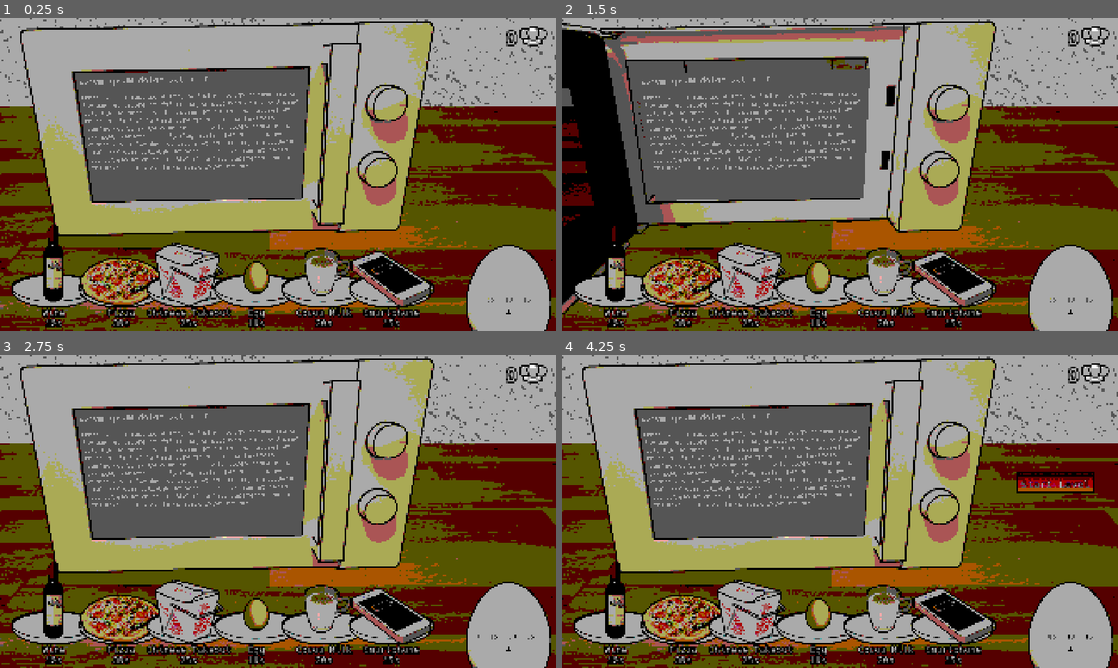
Above: before the commit, frames 1-4 (two rows, left to right).
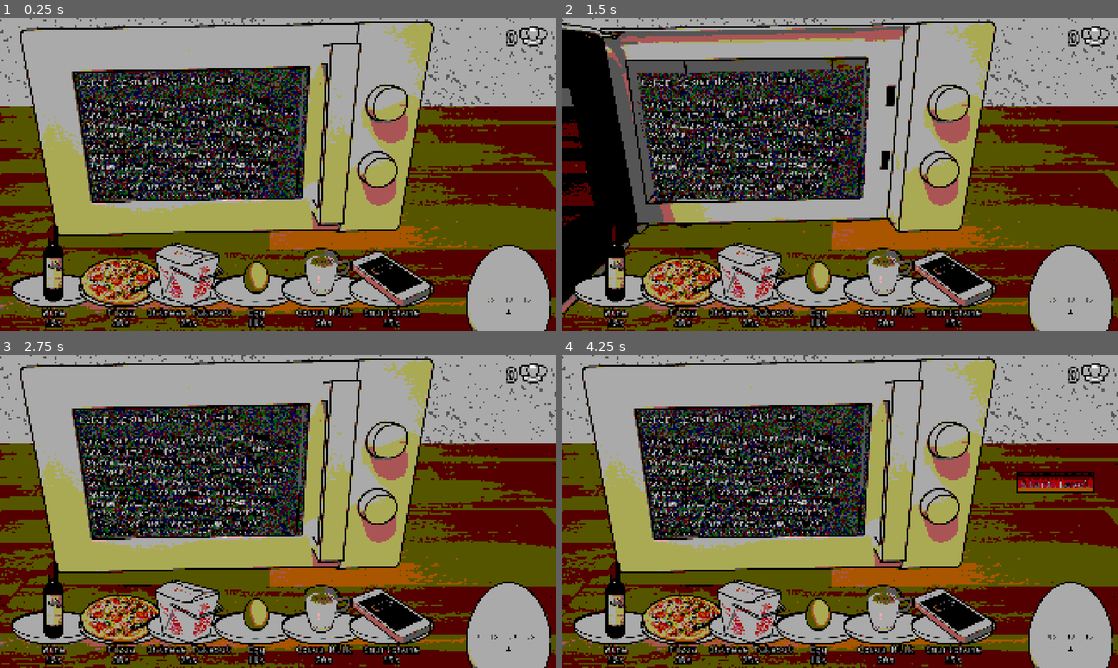
Above: after the commit, the same moments.

Repository: AnJ95/gmtk-2026
Game: Godot game, scene res://main/Main.tscn
The game is run twice, just before and just after one commit, with the same random seed, the same clock (stepped at 60 frames per second) and the same inputs.
Inputs (mouse positions are in pixels of both pictures, inside the frame that each line leads up to):
- Up to frame 1 (0.25 s): no input
- Up to frame 2 (1.5 s): drag from (756, 130) to (617, 290) at 0.52 s; drag from (728, 190) to (817, 155) at 1.27 s
- Up to frame 3 (2.75 s): move the mouse to (333, 442) at 2.02 s; click (333, 442) at 2.17 s
- Up to frame 4 (4.25 s): drag from (812, 574) to (723, 511) at 2.77 s; move the mouse to (1006, 558) at 3.52 s; click (1006, 558) at 3.67 s

The runs differ from the first frame. In frame 1, 14% of the frame differs, in the area x 13-56%, y 16-59%; in frame 2, 14%; in frame 3, 14%; in frame 4, 14%.

Commit message:
noise shader yeah

Diff:
--- a/microwave/microwave.tscn
+++ b/microwave/microwave.tscn
@@ -7,6 +7,7 @@
 [ext_resource type="Texture2D" uid="uid://cvu8nfw2wumbp" path="res://microwave/assets/microwave_door_half.png" id="4_7tji0"]
 [ext_resource type="Texture2D" uid="uid://u5svk13mc76l" path="res://microwave/assets/microwave_door_open.png" id="5_phvat"]
 [ext_resource type="FontFile" uid="uid://dnh0cy5qlqsi7" path="res://timer/Hack-Regular.ttf" id="7_7tji0"]
+[ext_resource type="Shader" uid="uid://u3wsld03ygmu" path="res://noise.gdshader" id="7_phvat"]
 
 [sub_resource type="Animation" id="Animation_041lo"]
 length = 0.001
@@ -139,8 +140,11 @@
 [sub_resource type="RectangleShape2D" id="RectangleShape2D_6mv5x"]
 size = Vector2(920, 549)
 
-[sub_resource type="ViewportTexture" id="ViewportTexture_phhhb"]
+[sub_resource type="ViewportTexture" id="ViewportTexture_xidiv"]
 viewport_path = NodePath("Screen/SubViewport")
+
+[sub_resource type="ShaderMaterial" id="ShaderMaterial_64300"]
+shader = ExtResource("7_phvat")
 
 [node name="Microwave" type="Node2D" unique_id=379186637]
 script = ExtResource("1_je6bm")
@@ -189,9 +193,9 @@
 size = Vector2i(810, 440)
 
 [node name="TextureRect" type="ColorRect" parent="Screen/SubViewport" unique_id=568359717]
+material = SubResource("ShaderMaterial_64300")
 offset_right = 810.0
 offset_bottom = 440.0
-color = Color(0.37981048, 0.37981054, 0.37981048, 1)
 
 [node name="MarginContainer" type="MarginContainer" parent="Screen/SubViewport" unique_id=2057436224]
 offset_right = 810.0
@@ -203,12 +207,13 @@
 
 [node name="RichTextLabel" type="RichTextLabel" parent="Screen/SubViewport/MarginContainer" unique_id=669476208]
 layout_mode = 2
+theme_override_constants/outline_size = 12
 theme_override_fonts/normal_font = ExtResource("7_7tji0")
 theme_override_fonts/bold_font = ExtResource("7_7tji0")
 theme_override_fonts/italics_font = ExtResource("7_7tji0")
-theme_override_font_sizes/normal_font_size = 22
-theme_override_font_sizes/bold_font_size = 29
-theme_override_font_sizes/italics_font_size = 22
+theme_override_font_sizes/normal_font_size = 30
+theme_override_font_sizes/bold_font_size = 36
+theme_override_font_sizes/italics_font_size = 30
 bbcode_enabled = true
 text = "[b]Lorem ipsum dolor sit amet[/b]
 
--- a/noise.gdshader
+++ b/noise.gdshader
@@ -1,11 +1,14 @@
 shader_type canvas_item;
 
 void fragment() {
-	float noise = clamp(fract(sin(dot(UV, vec2(12.9898, 7.8233*trunc(mod(TIME*10.0,20.0))))) * 43758.5453) - 0.5, 0.0, 1.0) * 2.0;
-
-	for (int i = 0; i < 4; i++) {
-		COLOR[i] = noise;
+	float noise = fract(sin(dot(UV, vec2(12.9898, 7.8233*trunc(mod(TIME*10.0,20.0))))) * 43758.5453);
+	if (noise > 0.75) {
+		COLOR = vec4(0.6,0,0,1);
+	} else if (noise > 0.5) {
+		COLOR = vec4(0,0.6,0,1);
+	} else if (noise > 0.25) {
+		COLOR = vec4(0,0,0.6,1);
+	} else {
+		COLOR = vec4(0.6,0.6,0.6,1);
 	}
-
-	COLOR = color ;
 }
Not shown: 1 places in microwave/microwave.tscn that only renumber resources
